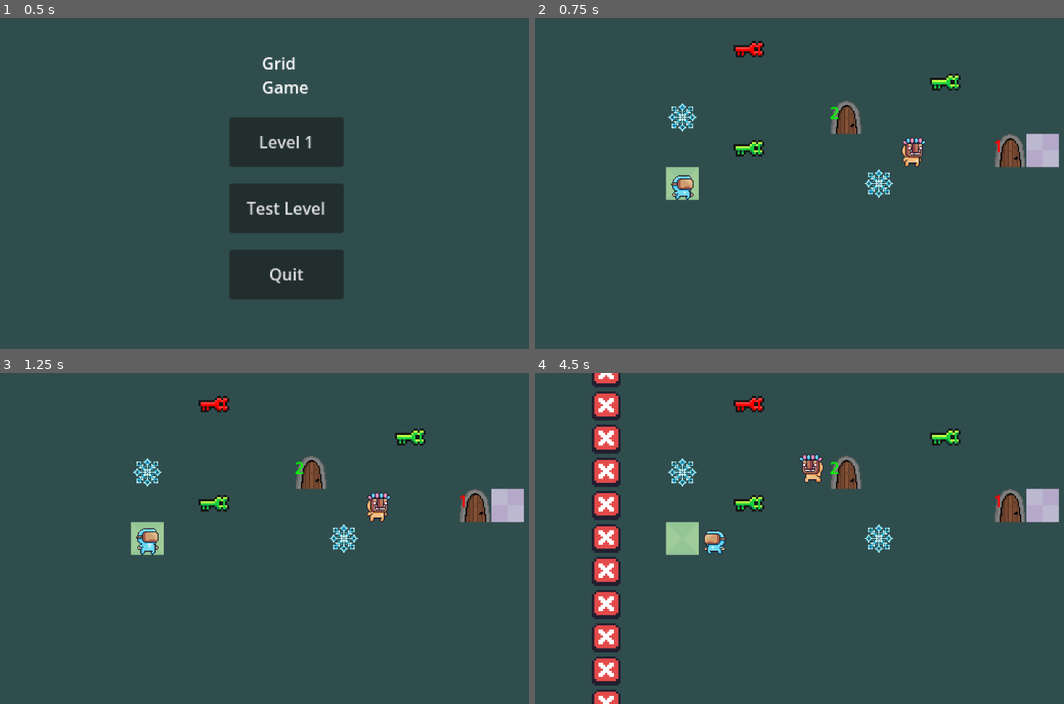
Above: before the commit, frames 1-4 (two rows, left to right).
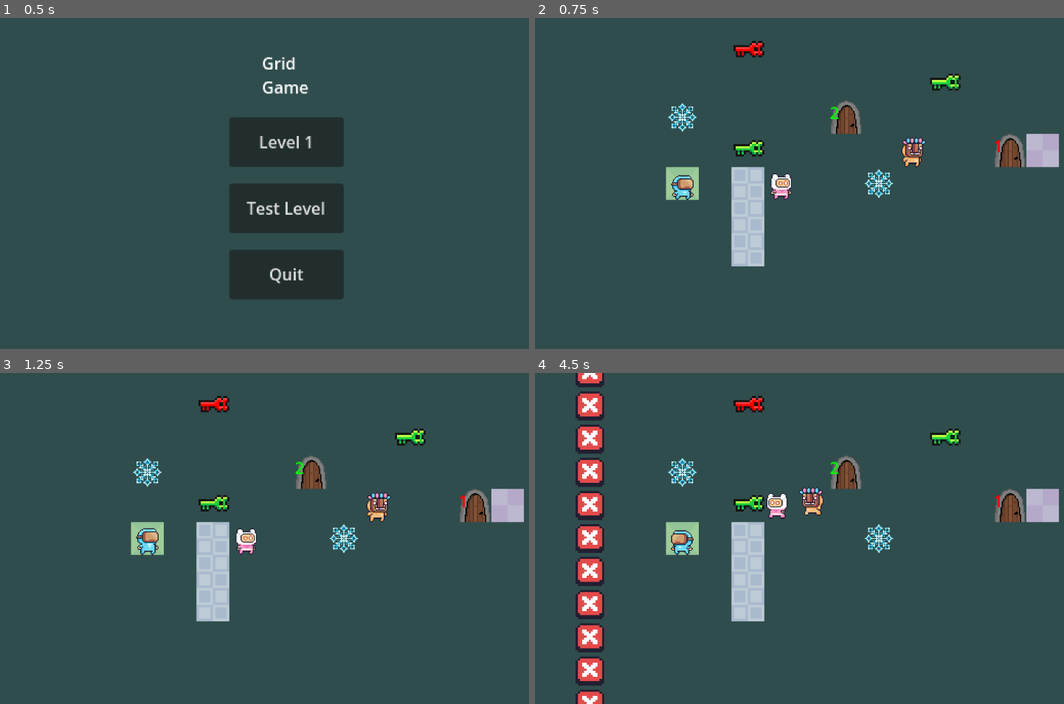
Above: after the commit, the same moments.

Repository: kwananak/GridGame
Game: Godot game, scene res://Scenes/Main.tscn
The game is run twice, just before and just after one commit, with the same random seed, the same clock (stepped at 60 frames per second) and the same inputs.
Inputs:
- Up to frame 1 (0.5 s): no input
- Up to frame 2 (0.75 s): click "Test Level" at 0.5 s
- Up to frame 3 (1.25 s): no input
- Up to frame 4 (4.5 s): tap Enter at 1.25 s; hold D (right) 1.28-2.03 s; tap Space at 1.52, 2.27, 3.77 s; hold S (down) 2.03-2.78 s; hold D (right) 2.78-3.53 s; hold W (up) 3.53-4.28 s; hold A (left) from 4.28 s (still down)

Frame 1 is identical in both runs. In frame 2, 2.1% of the frame differs, in the area x 37-49%, y 44-76%; in frame 3, 2.1%; in frame 4, 9.7%, in the area x 7-55%, y 0-100%.

Commit message:
better pathfinding for seeker enemy

Diff:
--- a/Scenes/Prefabs/player.tscn
+++ b/Scenes/Prefabs/player.tscn
@@ -1,127 +1,127 @@
 [gd_scene load_steps=36 format=3 uid="uid://bjmgb6nib47p2"]
 
 [ext_resource type="Script" path="res://Scripts/Player.gd" id="1_4axeg"]
-[ext_resource type="Texture2D" uid="uid://dhq1tff4mb8ey" path="res://Sprites/Idle (32x32).png" id="1_ijyob"]
-[ext_resource type="Texture2D" uid="uid://bhi4hpx1qgbh7" path="res://Sprites/Double Jump (32x32).png" id="3_0tsr4"]
-[ext_resource type="Texture2D" uid="uid://bjq5p0utcq353" path="res://Sprites/Run (32x32).png" id="3_1gs6m"]
+[ext_resource type="Texture2D" uid="uid://dhq1tff4mb8ey" path="res://Sprites/Idle.png" id="2_rg1cb"]
+[ext_resource type="Texture2D" uid="uid://bjq5p0utcq353" path="res://Sprites/Run.png" id="3_ex04r"]
+[ext_resource type="Texture2D" uid="uid://bhi4hpx1qgbh7" path="res://Sprites/Tumble.png" id="4_klphl"]
 
 [sub_resource type="RectangleShape2D" id="RectangleShape2D_ab277"]
 size = Vector2(30, 30)
 
 [sub_resource type="AtlasTexture" id="AtlasTexture_akwbi"]
-atlas = ExtResource("1_ijyob")
+atlas = ExtResource("2_rg1cb")
 region = Rect2(0, 0, 32, 32)
 
 [sub_resource type="AtlasTexture" id="AtlasTexture_445js"]
-atlas = ExtResource("1_ijyob")
+atlas = ExtResource("2_rg1cb")
 region = Rect2(32, 0, 32, 32)
 
 [sub_resource type="AtlasTexture" id="AtlasTexture_b7xjh"]
-atlas = ExtResource("1_ijyob")
+atlas = ExtResource("2_rg1cb")
 region = Rect2(64, 0, 32, 32)
 
 [sub_resource type="AtlasTexture" id="AtlasTexture_g2wk4"]
-atlas = ExtResource("1_ijyob")
+atlas = ExtResource("2_rg1cb")
 region = Rect2(96, 0, 32, 32)
 
 [sub_resource type="AtlasTexture" id="AtlasTexture_4bdn8"]
-atlas = ExtResource("1_ijyob")
+atlas = ExtResource("2_rg1cb")
 region = Rect2(128, 0, 32, 32)
 
 [sub_resource type="AtlasTexture" id="AtlasTexture_556kr"]
-atlas = ExtResource("1_ijyob")
+atlas = ExtResource("2_rg1cb")
 region = Rect2(160, 0, 32, 32)
 
 [sub_resource type="AtlasTexture" id="AtlasTexture_0aaic"]
-atlas = ExtResource("1_ijyob")
+atlas = ExtResource("2_rg1cb")
 region = Rect2(192, 0, 32, 32)
 
 [sub_resource type="AtlasTexture" id="AtlasTexture_jrm6r"]
-atlas = ExtResource("1_ijyob")
+atlas = ExtResource("2_rg1cb")
 region = Rect2(224, 0, 32, 32)
 
 [sub_resource type="AtlasTexture" id="AtlasTexture_y2g1x"]
-atlas = ExtResource("1_ijyob")
+atlas = ExtResource("2_rg1cb")
 region = Rect2(256, 0, 32, 32)
 
 [sub_resource type="AtlasTexture" id="AtlasTexture_ulpks"]
-atlas = ExtResource("1_ijyob")
+atlas = ExtResource("2_rg1cb")
 region = Rect2(288, 0, 32, 32)
 
 [sub_resource type="AtlasTexture" id="AtlasTexture_e2ejq"]
-atlas = ExtResource("1_ijyob")
+atlas = ExtResource("2_rg1cb")
 region = Rect2(320, 0, 32, 32)
 
 [sub_resource type="AtlasTexture" id="AtlasTexture_rmqs8"]
-atlas = ExtResource("3_1gs6m")
+atlas = ExtResource("3_ex04r")
 region = Rect2(0, 0, 32, 32)
 
 [sub_resource type="AtlasTexture" id="AtlasTexture_lrhb4"]
-atlas = ExtResource("3_1gs6m")
+atlas = ExtResource("3_ex04r")
 region = Rect2(32, 0, 32, 32)
 
 [sub_resource type="AtlasTexture" id="AtlasTexture_vvggi"]
-atlas = ExtResource("3_1gs6m")
+atlas = ExtResource("3_ex04r")
 region = Rect2(64, 0, 32, 32)
 
 [sub_resource type="AtlasTexture" id="AtlasTexture_21xeu"]
-atlas = ExtResource("3_1gs6m")
+atlas = ExtResource("3_ex04r")
 region = Rect2(96, 0, 32, 32)
 
 [sub_resource type="AtlasTexture" id="AtlasTexture_phbai"]
-atlas = ExtResource("3_1gs6m")
+atlas = ExtResource("3_ex04r")
 region = Rect2(128, 0, 32, 32)
 
 [sub_resource type="AtlasTexture" id="AtlasTexture_7jyvo"]
-atlas = ExtResource("3_1gs6m")
+atlas = ExtResource("3_ex04r")
 region = Rect2(160, 0, 32, 32)
 
 [sub_resource type="AtlasTexture" id="AtlasTexture_huui4"]
-atlas = ExtResource("3_1gs6m")
+atlas = ExtResource("3_ex04r")
 region = Rect2(192, 0, 32, 32)
 
 [sub_resource type="AtlasTexture" id="AtlasTexture_a0nl7"]
-atlas = ExtResource("3_1gs6m")
+atlas = ExtResource("3_ex04r")
 region = Rect2(224, 0, 32, 32)
 
 [sub_resource type="AtlasTexture" id="AtlasTexture_lhg7c"]
-atlas = ExtResource("3_1gs6m")
+atlas = ExtResource("3_ex04r")
 region = Rect2(256, 0, 32, 32)
 
 [sub_resource type="AtlasTexture" id="AtlasTexture_yqrgi"]
-atlas = ExtResource("3_1gs6m")
+atlas = ExtResource("3_ex04r")
 region = Rect2(288, 0, 32, 32)
 
 [sub_resource type="AtlasTexture" id="AtlasTexture_p3aqf"]
-atlas = ExtResource("3_1gs6m")
+atlas = ExtResource("3_ex04r")
 region = Rect2(320, 0, 32, 32)
 
 [sub_resource type="AtlasTexture" id="AtlasTexture_buky5"]
-atlas = ExtResource("3_1gs6m")
+atlas = ExtResource("3_ex04r")
 region = Rect2(352, 0, 32, 32)
 
 [sub_resource type="AtlasTexture" id="AtlasTexture_i6abs"]
-atlas = ExtResource("3_0tsr4")
+atlas = ExtResource("4_klphl")
 region = Rect2(0, 0, 32, 32)
 
 [sub_resource type="AtlasTexture" id="AtlasTexture_k4cf4"]
-atlas = ExtResource("3_0tsr4")
+atlas = ExtResource("4_klphl")
 region = Rect2(32, 0, 32, 32)
 
 [sub_resource type="AtlasTexture" id="AtlasTexture_k6ale"]
-atlas = ExtResource("3_0tsr4")
+atlas = ExtResource("4_klphl")
 region = Rect2(64, 0, 32, 32)
 
 [sub_resource type="AtlasTexture" id="AtlasTexture_tudo4"]
-atlas = ExtResource("3_0tsr4")
+atlas = ExtResource("4_klphl")
 region = Rect2(96, 0, 32, 32)
 
 [sub_resource type="AtlasTexture" id="AtlasTexture_8mntt"]
-atlas = ExtResource("3_0tsr4")
+atlas = ExtResource("4_klphl")
 region = Rect2(128, 0, 32, 32)
 
 [sub_resource type="AtlasTexture" id="AtlasTexture_k6bwg"]
-atlas = ExtResource("3_0tsr4")
+atlas = ExtResource("4_klphl")
 region = Rect2(160, 0, 32, 32)
 
 [sub_resource type="SpriteFrames" id="SpriteFrames_85hmi"]
--- a/Scenes/test_level.tscn
+++ b/Scenes/test_level.tscn
@@ -6,7 +6,9 @@
 [ext_resource type="PackedScene" uid="uid://b1a5i0fukoe5k" path="res://Scenes/Tiles/end_tile.tscn" id="3_imbq2"]
 [ext_resource type="PackedScene" uid="uid://bjmgb6nib47p2" path="res://Scenes/Prefabs/player.tscn" id="3_thwdk"]
 [ext_resource type="PackedScene" uid="uid://cucuq7j1dctnn" path="res://Scenes/Tiles/start_tile.tscn" id="5_h5lbe"]
+[ext_resource type="PackedScene" uid="uid://cwm2jar10jael" path="res://Scenes/Tiles/wall_tile.tscn" id="5_pvfc6"]
 [ext_resource type="PackedScene" uid="uid://c1rxtknyx8nnt" path="res://Scenes/Prefabs/path_enemy.tscn" id="5_y0334"]
+[ext_resource type="PackedScene" uid="uid://nap8qutslefr" path="res://Scenes/Prefabs/seeker_enemy.tscn" id="6_h5bn4"]
 [ext_resource type="PackedScene" uid="uid://cu0crjnnu6k86" path="res://Scenes/Tiles/freeze_tile.tscn" id="7_qgyln"]
 [ext_resource type="PackedScene" uid="uid://cikyqgvo7hc8p" path="res://Scenes/Tiles/key_tile.tscn" id="8_fppc4"]
 [ext_resource type="Script" path="res://Scripts/key_tile.gd" id="9_mxy0c"]
@@ -15,7 +17,7 @@
 [node name="TestLevel" type="Node2D"]
 
 [node name="LevelManager" parent="." node_paths=PackedStringArray("end_turn_calls") instance=ExtResource("1_g16cn")]
-end_turn_calls = [NodePath("../Firewall"), NodePath("../Trials/PathEnemy1/PathEnemy")]
+end_turn_calls = [NodePath("../Firewall"), NodePath("../Trials/PathEnemy1/PathEnemy"), NodePath("../Trials/SeekerEnemy1/SeekerEnemy")]
 
 [node name="UI" parent="." instance=ExtResource("2_fufk3")]
 
@@ -29,6 +31,15 @@
 [node name="EndTile" parent="Environment/Floor" instance=ExtResource("3_imbq2")]
 
 [node name="Walls" type="Node" parent="Environment"]
+
+[node name="WallTile" parent="Environment/Walls" instance=ExtResource("5_pvfc6")]
+position = Vector2(192, 224)
+
+[node name="WallTile2" parent="Environment/Walls" instance=ExtResource("5_pvfc6")]
+position = Vector2(192, 192)
+
+[node name="WallTile3" parent="Environment/Walls" instance=ExtResource("5_pvfc6")]
+position = Vector2(192, 256)
 
 [node name="Trials" type="Node" parent="."]
 
@@ -48,6 +59,10 @@
 position = Vector2(352, 64)
 
 [node name="SeekerEnemy1" type="Node" parent="Trials"]
+
+[node name="SeekerEnemy" parent="Trials/SeekerEnemy1" instance=ExtResource("6_h5bn4")]
+position = Vector2(224, 192)
+speed = 2
 
 [node name="FreezeTile1" type="Node" parent="Trials"]
 
--- a/Scenes/ui.tscn
+++ b/Scenes/ui.tscn
@@ -27,7 +27,6 @@
 offset_top = 96.0
 offset_right = 256.0
 offset_bottom = 128.0
-text = "bgeberber"
 
 [node name="FreezeUI" type="Label" parent="."]
 visible = false
--- a/Scripts/seeker_enemy.gd
+++ b/Scripts/seeker_enemy.gd
@@ -1,21 +1,36 @@
 extends Area2D
-
-var animated_sprite_2d
 
 @export var speed = 1
 
 @onready var level_manager = $"../../../LevelManager"
 @onready var player = $"../../../Player"
+@onready var animated_sprite_2d = $"AnimatedSprite2D"
+
+@export var cell_size = Vector2i(32, 32)
+
+var astar_grid = AStarGrid2D.new()
+var grid_size
 
 func _ready():
-	animated_sprite_2d = get_node("AnimatedSprite2D")
+	initialize_grid()
+
+func initialize_grid():
+	grid_size = Vector2i(get_viewport_rect().size) / cell_size
+	astar_grid.size = grid_size
+	astar_grid.cell_size = cell_size
+	astar_grid.diagonal_mode = AStarGrid2D.DIAGONAL_MODE_NEVER
+	astar_grid.default_estimate_heuristic = AStarGrid2D.HEURISTIC_OCTILE
+	astar_grid.update()
+	for wall in $"../../../Environment/Walls".get_children():
+		astar_grid.set_point_solid(Vector2i(wall.position) / cell_size, true)
+
 
 ## Handles level manager's end_turn_call by moving towards next player
 ## Must subscribe to level manager calls
 func turn_call():
 	if level_manager.turn % speed !=0:
 		return
-	var direction = position.direction_to(player.position)
+	var direction = position.direction_to(astar_grid.get_id_path(Vector2i(position / 32), Vector2i(player.position / 32))[1] * 32)
 	if direction.x > 0:
 		animated_sprite_2d.flip_h = false
 	if direction.x < 0:
Not shown: 1 places in Scenes/test_level.tscn that only renumber resources
Not shown: 1 places in Scenes/ui.tscn that only renumber resources
Renamed: Sprites/Idle (32x32).png -> Sprites/Idle.png
Not shown, changed: Sprites/Idle.png.import
Renamed: Sprites/Run (32x32).png -> Sprites/Run.png
Not shown, changed: Sprites/Run.png.import
Renamed: Sprites/Double Jump (32x32).png -> Sprites/Tumble.png
Not shown, changed: Sprites/Tumble.png.import
